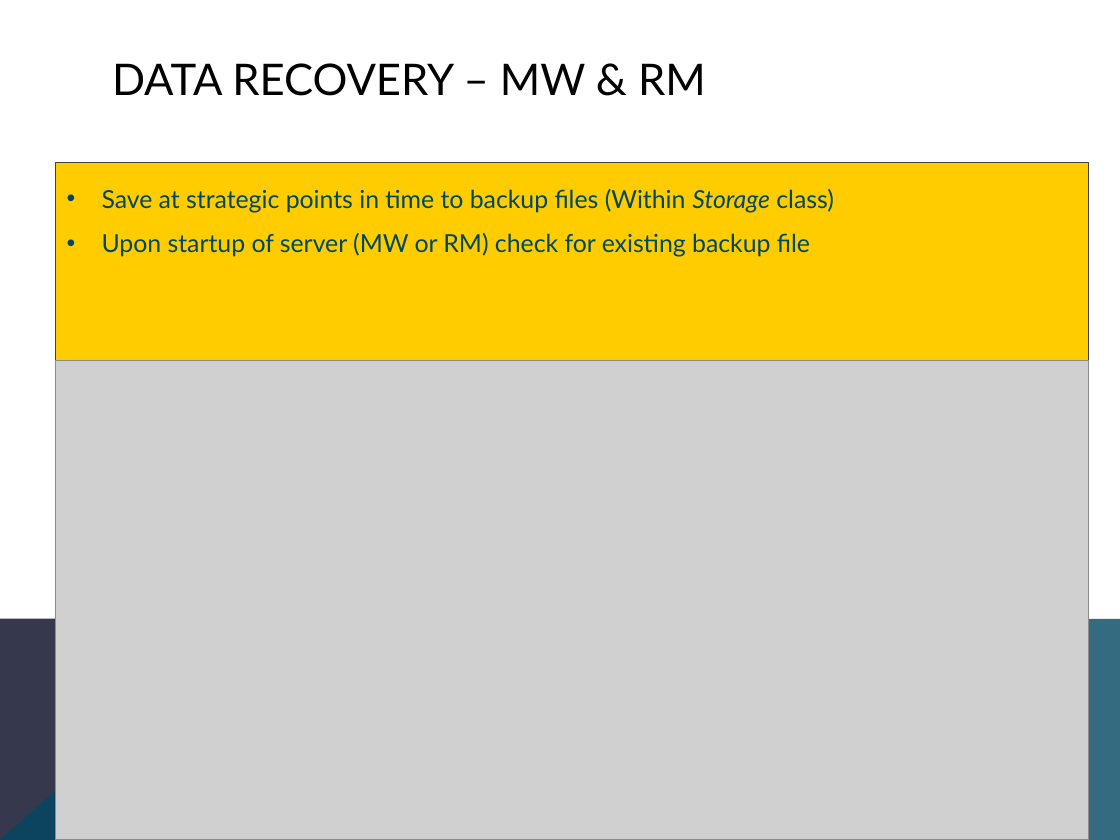
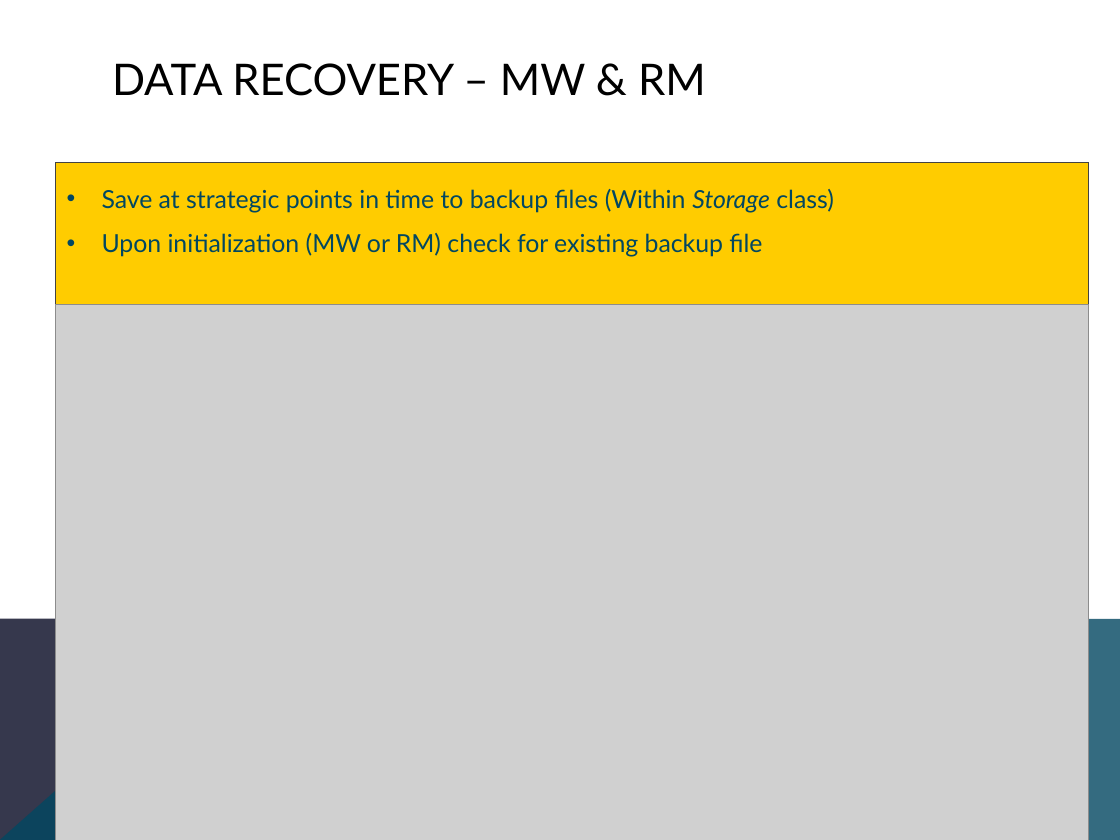
Before and after one commit to danhp/cs512, a slide deck: slide 19 of 512pp.pptx (slide 20 before the commit). Drawn at 1120x840 pixels with LibreOffice and Linux fonts; fonts in the diff are those of the drawing; grey boxes stand for pictures. Boxes give left, top, right and bottom in pixels: in the first picture for what was removed or moved away, otherwise in the second. Text is boxed around its words. In the diff, an @@ line names an element or a change of style, - is before the commit and + after.

Commit message:
update pp

```diff
--- a/512pp.pptx
+++ b/512pp.pptx
@@ text in rectangle at box(102, 233, 762, 257): text changed @@
-• Upon startup of server (MW or RM) check for existing backup file
+• Upon initialization (MW or RM) check for existing backup file
@@ picture: place and size @@
-picture at box(56, 361, 1090, 840)
+picture at box(56, 305, 1089, 840)
```
Also in this commit, not shown: 2 other slides changed, 2 slides removed.
